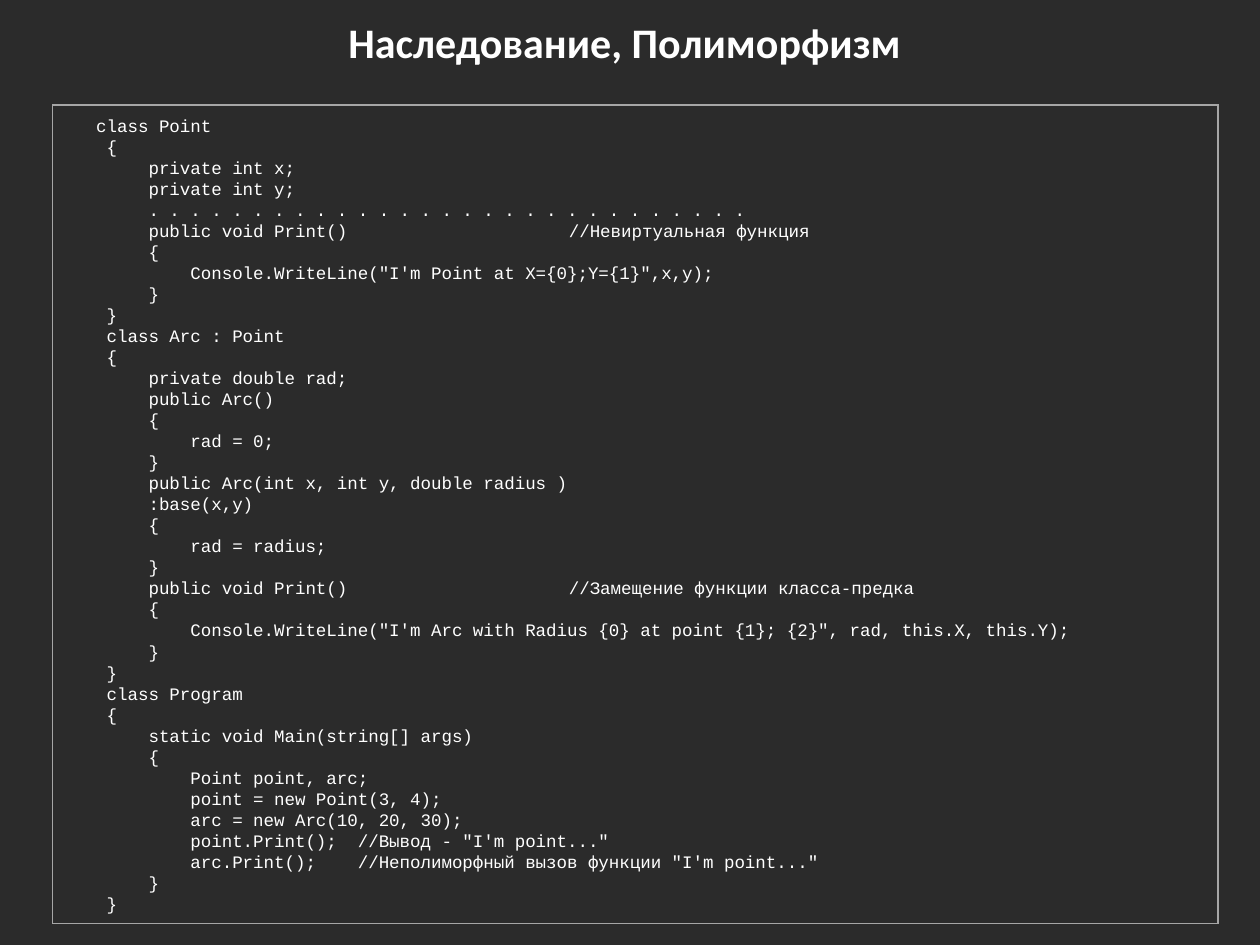
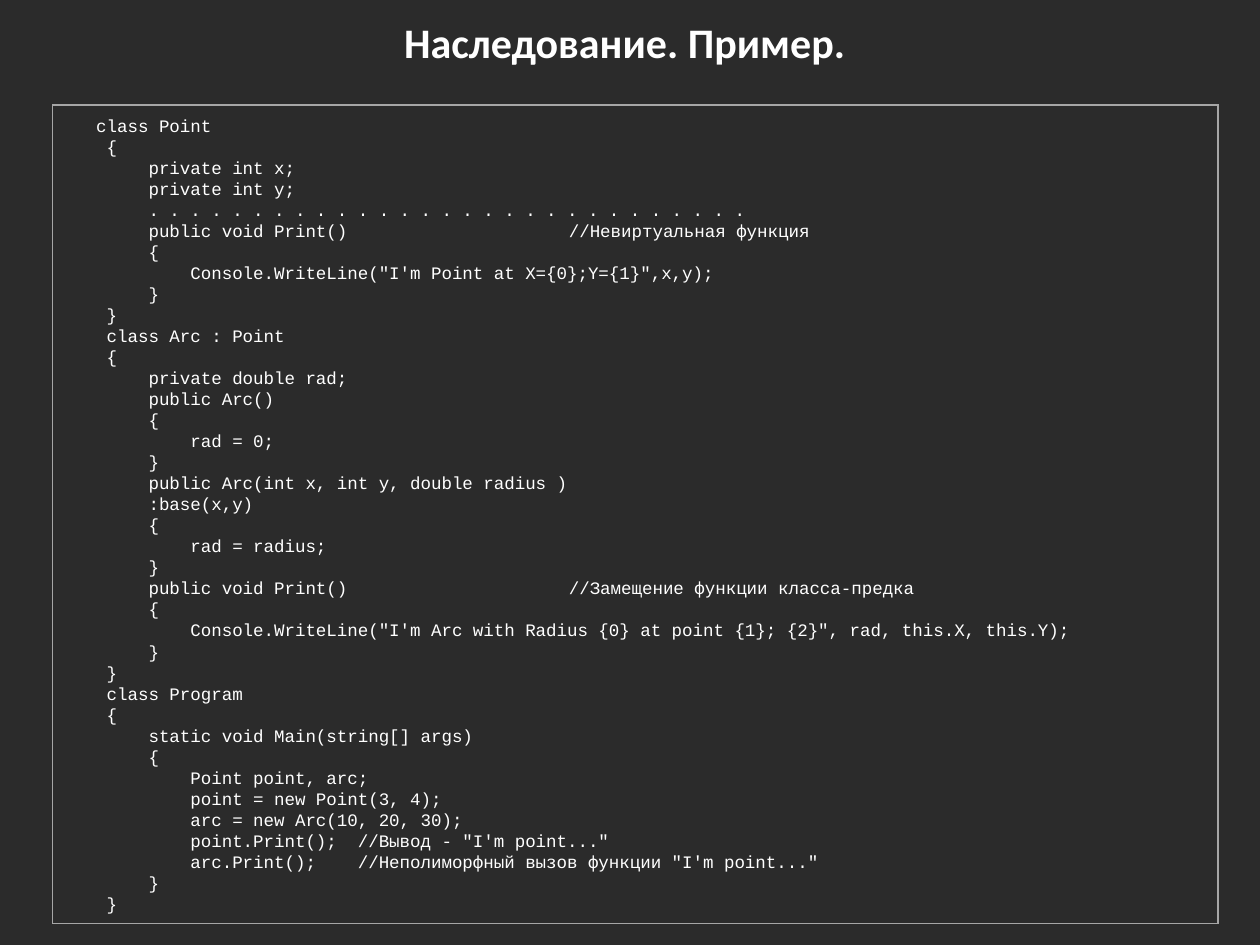
Before and after one commit to bazile/Training, a slide deck: slide 13 of Presentation/lesson-02-oop.pptx (slide 11 before the commit). Drawn at 1260x945 pixels with LibreOffice and Linux fonts; fonts in the diff are those of the drawing; background and template pictures are left out; a plain dark background stands for a picture behind light text. Boxes give left, top, right and bottom in pixels: in the first picture for what was removed or moved away, otherwise in the second. Text is boxed around its words. In the diff, an @@ line names an element or a change of style, - is before the commit and + after.

```diff
--- a/Presentation/lesson-02-oop.pptx
+++ b/Presentation/lesson-02-oop.pptx
@@ text at (x1=404, y1=30, x2=845, y2=65): text changed @@
-Наследование, Полиморфизм
+Наследование. Пример.
```
Also in this commit, not shown: 3 other slides changed, 3 slides added, 1 other file.
